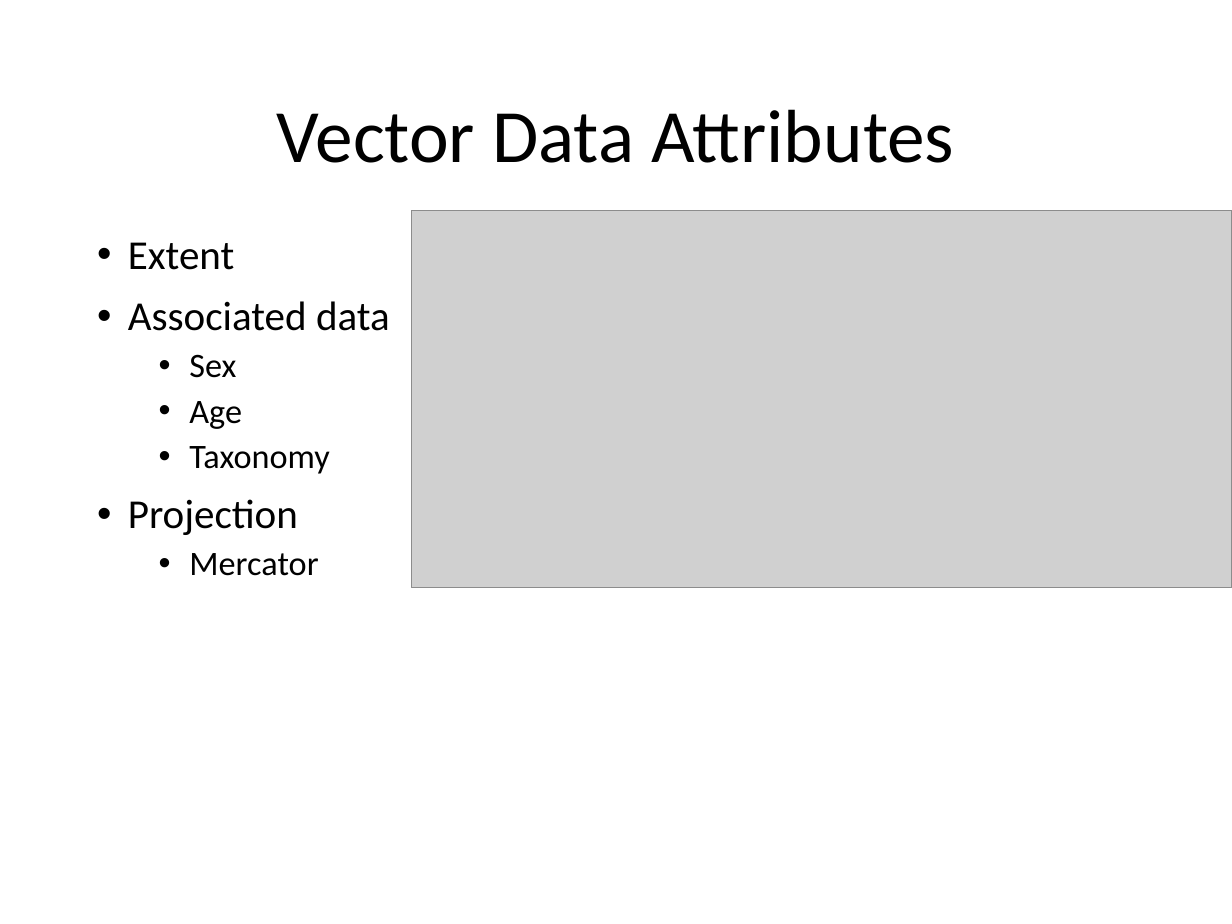
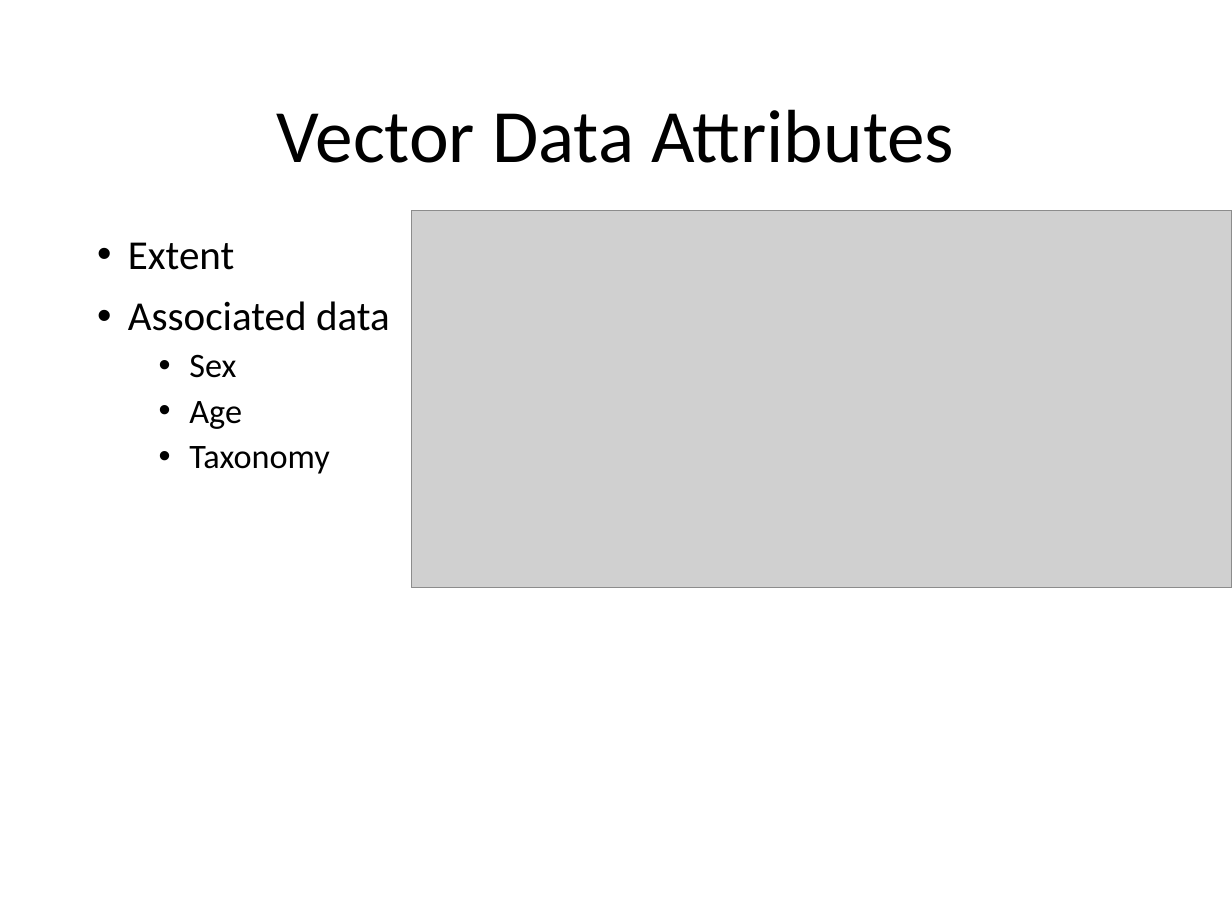
Before and after one commit to nicholasmason/MVZ_GISinRWorkshop, a slide deck: slide 6 of MVZGISinRWorkshop_v1.pptx. Drawn at 1232x924 pixels with LibreOffice and Linux fonts; fonts in the diff are those of the drawing; grey boxes stand for pictures. Boxes give left, top, right and bottom in pixels: in the first picture for what was removed or moved away, otherwise in the second. Text is boxed around its words. In the diff, an @@ line names an element or a change of style, - is before the commit and + after.

```diff
--- a/MVZGISinRWorkshop_v1.pptx
+++ b/MVZGISinRWorkshop_v1.pptx
@@ text at [128,499,318,576]: paragraphs removed @@
-• Projection
-  • Mercator
```
Also in this commit, not shown: 2 other slides changed, 5 slides added, 13 other files.
